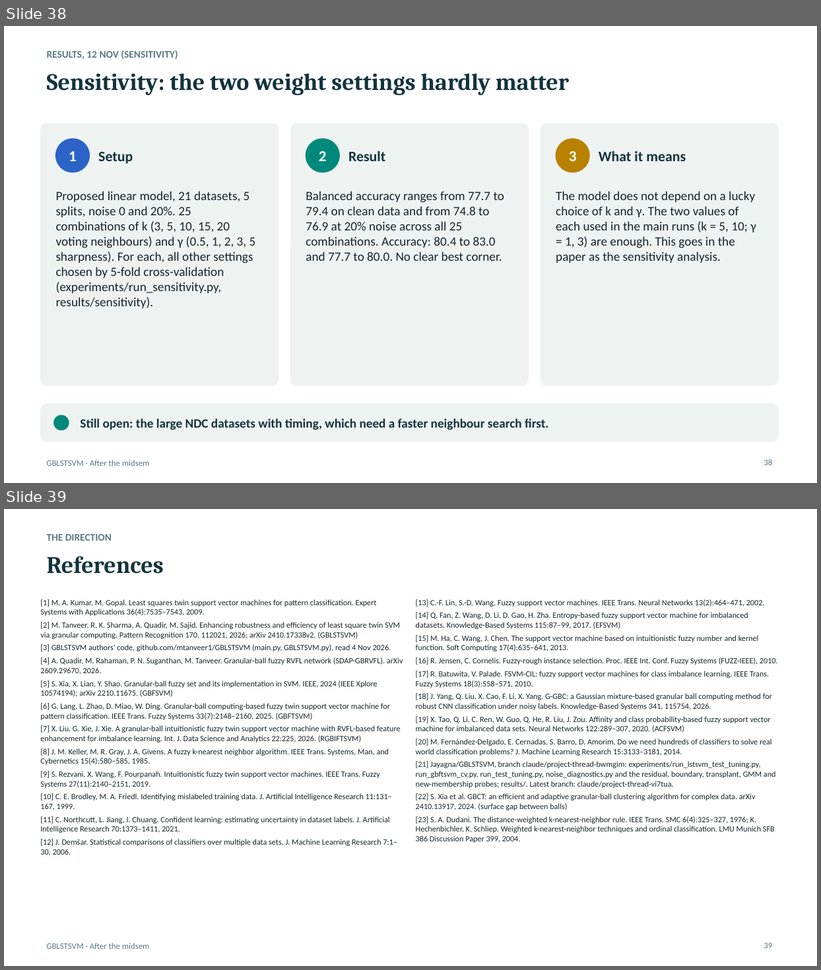
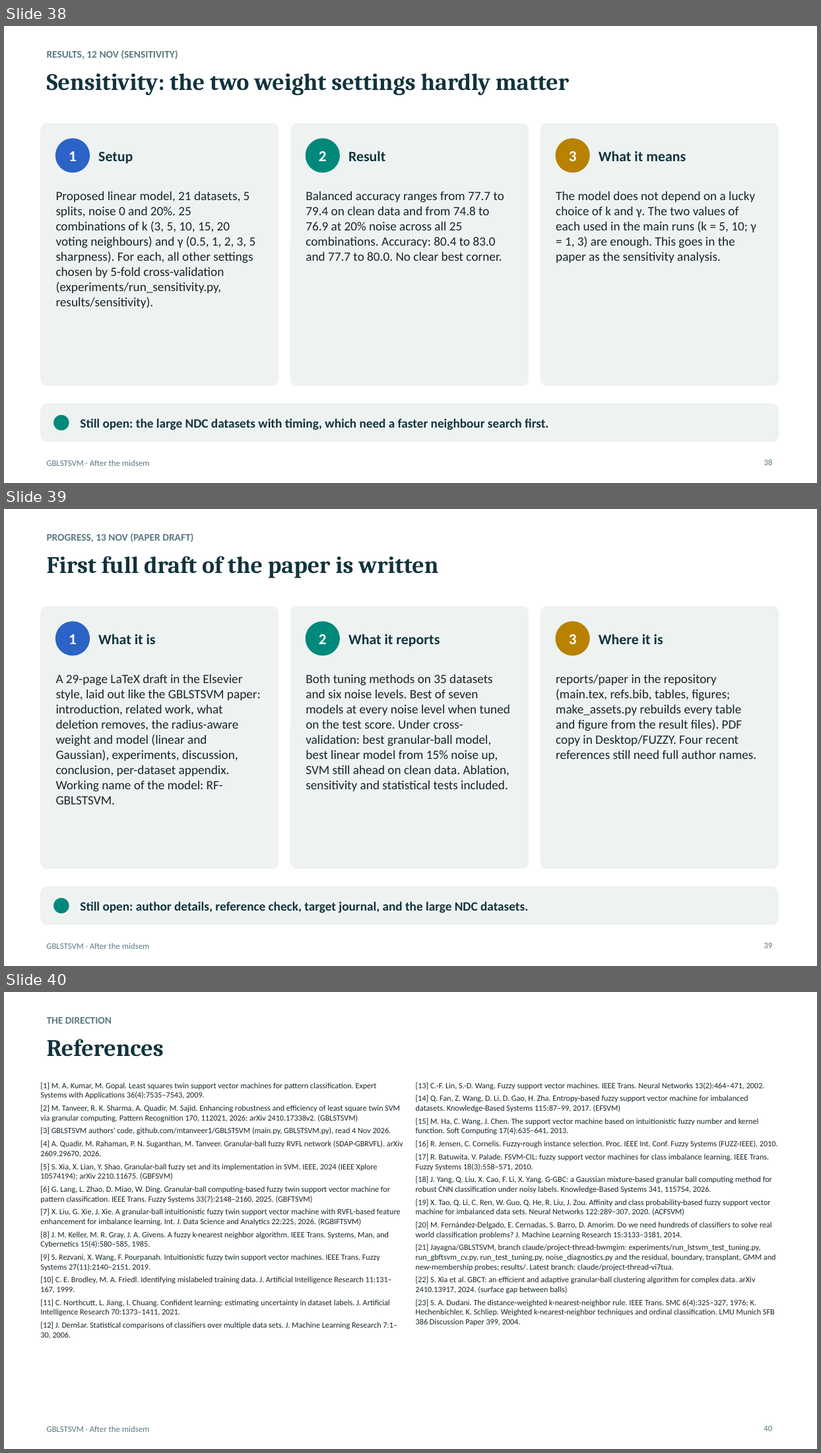
Before and after one commit to Jayagna/GBLSTSVM, a slide deck: reports/post_midsem/post_midsem.pptx. Shown one above the other, each under a label of ours: slides 38 and 39 before the commit, slides 38, 39 and 40 after it. The pictures are 821x970 and 821x1453 pixels, drawn with LibreOffice and Linux fonts; fonts in the diff are those of the drawing. Boxes give left, top, right and bottom in pixels: in the first picture for what was removed or moved away, otherwise in the second. Text is boxed around its words. In the diff, an @@ line names an element or a change of style, - is before the commit and + after.

```diff
--- a/reports/post_midsem/post_midsem.pptx
+++ b/reports/post_midsem/post_midsem.pptx
@@ slide 39 added at [4, 509, 817, 966], background #FFFFFF; not listed: 1 template element that a slide beside it also shows @@
@@ text added at [47, 533, 193, 542], 12 pt, text #5A7A82, bold @@
+PROGRESS, 13 NOV (PAPER DRAFT)
@@ title added at [47, 556, 438, 578], 28 pt, text #12333D, bold @@
+First full draft of the paper is written
@@ rounded rectangle added at [40, 607, 279, 869], fill #EEF3F2, outline #EEF3F2 0.75 pt @@
@@ rounded rectangle added at [290, 607, 529, 869], fill #EEF3F2, outline #EEF3F2 0.75 pt @@
@@ rounded rectangle added at [541, 607, 779, 869], fill #EEF3F2, outline #EEF3F2 0.75 pt @@
@@ ellipse added at [56, 622, 89, 656], fill #2B63C6, outline #2B63C6 1 pt @@
@@ ellipse added at [306, 622, 339, 656], fill #00897B, outline #00897B 1 pt @@
@@ ellipse added at [556, 622, 589, 656], fill #B88200, outline #B88200 1 pt @@
@@ text added at [69, 634, 77, 644], 18 pt, text #FFFFFF, bold @@
+1
@@ text added at [98, 634, 156, 644], 17 pt, text #12333D, bold @@
+What it is
@@ text added at [319, 634, 327, 644], 18 pt, text #FFFFFF, bold @@
+2
@@ text added at [349, 634, 440, 647], 17 pt, text #12333D, bold @@
+What it reports
@@ text added at [569, 634, 577, 644], 18 pt, text #FFFFFF, bold @@
+3
@@ text added at [599, 634, 663, 644], 17 pt, text #12333D, bold @@
+Where it is
@@ text added at [56, 674, 261, 805], 15 pt, text #17242A @@
+A 29-page LaTeX draft in the Elsevier style, laid out like the GBLSTSVM paper: introduction, related work, what deletion removes, the radius-aware weight and model (linear and Gaussian), experiments, discussion, conclusion, per-dataset appendix. Working name of the model: RF-GBLSTSVM.
@@ text added at [306, 674, 510, 791], 15 pt, text #17242A @@
+Both tuning methods on 35 datasets and six noise levels. Best of seven models at every noise level when tuned on the test score. Under cross-validation: best granular-ball model, best linear model from 15% noise up, SVM still ahead on clean data. Ablation, sensitivity and statistical tests included.
@@ text added at [556, 674, 757, 759], 15 pt, text #17242A @@
+reports/paper in the repository (main.tex, refs.bib, tables, figures; make_assets.py rebuilds every table and figure from the result files). PDF copy in Desktop/FUZZY. Four recent references still need full author names.
@@ rounded rectangle added at [40, 887, 779, 925], fill #EEF3F2, outline #EEF3F2 0.75 pt @@
@@ ellipse added at [54, 899, 69, 914], fill #00897B, outline #00897B 1 pt @@
@@ text added at [80, 902, 528, 914], 15 pt, text #12333D, bold @@
+Still open: author details, reference check, target journal, and the large NDC datasets.
@@ page number added at [764, 943, 772, 949], 10 pt, text #5A7A82 @@
+39
@@ what was slide 39 is now slide 40 @@
@@ page number at [764, 1426, 772, 1432]: text changed @@
-39
+40
```
Also in this commit, not shown: 31 other files.
